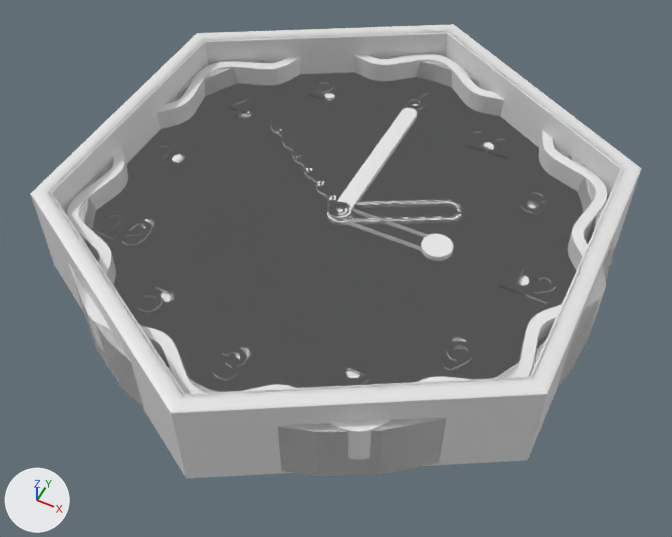
Before and after pictures for a commit that changed the glTF model modelos/reloj-maestro.glb.
Camera for both pictures: a 50 mm lens placed at (133.0, -269.0, 299.0), pointed at (8.0, -20.0, -12.0). Every picture has the same lights, and +X, +Y and +Z are marked at lower left. The picture after the commit comes second. Where no turn or scale is listed for an object, it has been applied to the vertices. Vertices at exactly the same position are counted once.

Names of what the first picture shows: 'arabigos', 'base_02', 'base_03', 'base_04', 'base_05', 'dislexicos', 'manecilla_hora_02', 'manecilla_hora_03', 'manecilla_minuto_02', 'manecilla_minuto_03'.
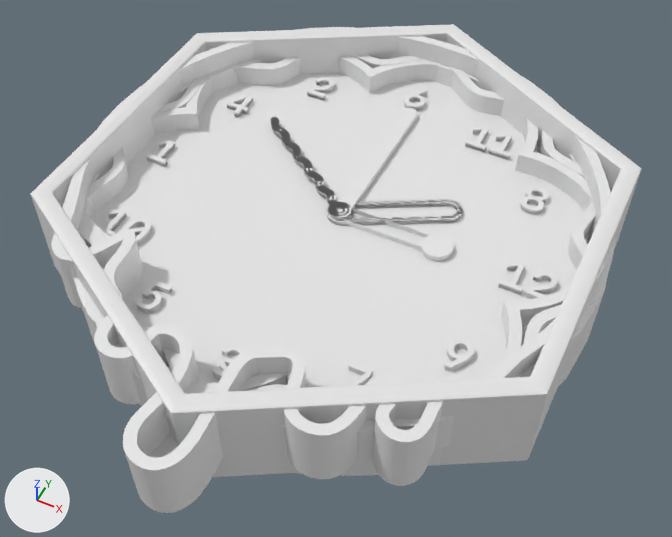
Commit message: assets: actualizar modelo GLB maestro

Location of each change, [x1, y1, x2, y2] in pixels of the pictures (672 x 537 px):
```json
{"object": "base_03", "change": "reshaped, moved, turned, rescaled", "before": [67, 54, 607, 460], "after": [81, 56, 616, 450]}
{"object": "base_05", "change": "reshaped, moved, rescaled", "before": [43, 29, 629, 400], "after": [51, 27, 611, 513]}
{"object": "dislexicos", "change": "moved, rescaled", "before": [95, 79, 557, 385], "after": [97, 77, 557, 386]}
{"part": 1, "of": "me_reloj_hexagono", "change": "reshaped", "before": [31, 24, 641, 412], "after": [32, 24, 640, 410]}
{"object": "base_01", "change": "unchanged, uncovered by the edit", "after": [73, 55, 614, 476]}
{"object": "arabigos", "change": "unchanged, covered by the edit", "before": [95, 79, 557, 386], "after": [109, 82, 555, 384]}
```

Edits to the scene script, one JSON object a line:
```json
{"block": "me_reloj_hexagono", "where": "# used by ob_base_02; location = (0.0, 0.0, 0.0)"}
{"op": "remove", "block": "me_reloj_hexagono", "code": "me_reloj_hexagono.from_pydata(...)  # 1280 vertices, 2560 faces; spans x -116.0..116.0, y -134.0..134.0, z -25.0..22.0"}
{"op": "add", "block": "me_reloj_hexagono", "code": "me_reloj_hexagono.from_pydata(...)  # 1023 vertices, 2078 faces; spans x -116.0..116.0, y -134.0..134.0, z -25.0..22.0"}
{"block": "me_reloj_hexagono", "change": "me_reloj_hexagono part 1: 16 vertices moved within x -114.0..114.0, y -129.0..133.0, z 0.0..22.0; 257 vertices removed from x -115.0..115.0, y -133.0..133.0, z -25.0..22.0"}
{"block": "me_reloj_hexagono_001", "where": "# used by ob_base_05; location = (0.0, 0.0, 0.0); scale = (1.11, 1.11, 1.11)"}
{"op": "remove", "block": "me_reloj_hexagono_001", "code": "me_reloj_hexagono_001.from_pydata(...)  # 1280 vertices, 2560 faces; spans x -104.0..104.0, y -120.0..120.0, z -22.0..20.0"}
{"op": "add", "block": "me_reloj_hexagono_001", "code": "me_reloj_hexagono_001.from_pydata(...)  # 2285 vertices, 4400 faces; spans x 0.0, y 0.0, z 0.0"}
{"block": "me_reloj_hexagono_001", "change": "me_reloj_hexagono_001 part 2: 1280 vertices removed from x -104.0..104.0, y -120.0..120.0, z -22.0..20.0; 2285 vertices added at x 0.0, y 0.0, z 0.0"}
{"op": "add", "block": "me_curve_001", "code": ["me_curve_001 = bpy.data.meshes.new('Curve.001')", "me_curve_001.from_pydata(...)  # 1915 vertices, 4093 faces; spans x -0.0383..0.0383, y -0.0415..0.0415, z -0.0035..0.0035"]}
{"op": "set", "path": "ob_base_03", "old": "bpy.data.objects.new('base_03', me_curve)", "new": "bpy.data.objects.new('base_03', me_curve_001)"}
{"op": "set", "path": "ob_base_03.location", "old": "(0.0, 0.0, 0.0)", "new": "(-2.1, 0.0, 0.0)"}
{"op": "set", "path": "ob_base_03.rotation_euler", "old": "(0.0, 0.0, 0.0)", "new": "(0.0, 3.142, -0.262)", "note": "degrees (0, 0, 0) -> degrees (0, 180, -15)"}
{"op": "set", "path": "ob_base_03.scale", "old": "(2920.0, 2920.0, 973.0)", "new": "(2950.0, 2950.0, 2870.0)"}
{"op": "set", "path": "ob_base_04", "old": "bpy.data.objects.new('base_04', me_relojimanes_001)", "new": "bpy.data.objects.new('base_04', me_curve)"}
{"op": "set", "path": "ob_base_05.location", "old": "(0.0, 0.0, 0.0)", "new": "(1.4, -77.7, -10.3)"}
{"op": "set", "path": "ob_base_05.scale", "old": "(1.11, 1.11, 1.11)", "new": "(2810.0, 2810.0, 2810.0)"}
{"op": "set", "path": "ob_dislexicos.location", "old": "(13.8, -8.6, 1.3)", "new": "(13.8, -8.6, 1.6)"}
{"op": "set", "path": "ob_dislexicos.scale", "old": "(0.929, 0.929, 0.929)", "new": "(0.929, 0.929, 2.28)"}
```
